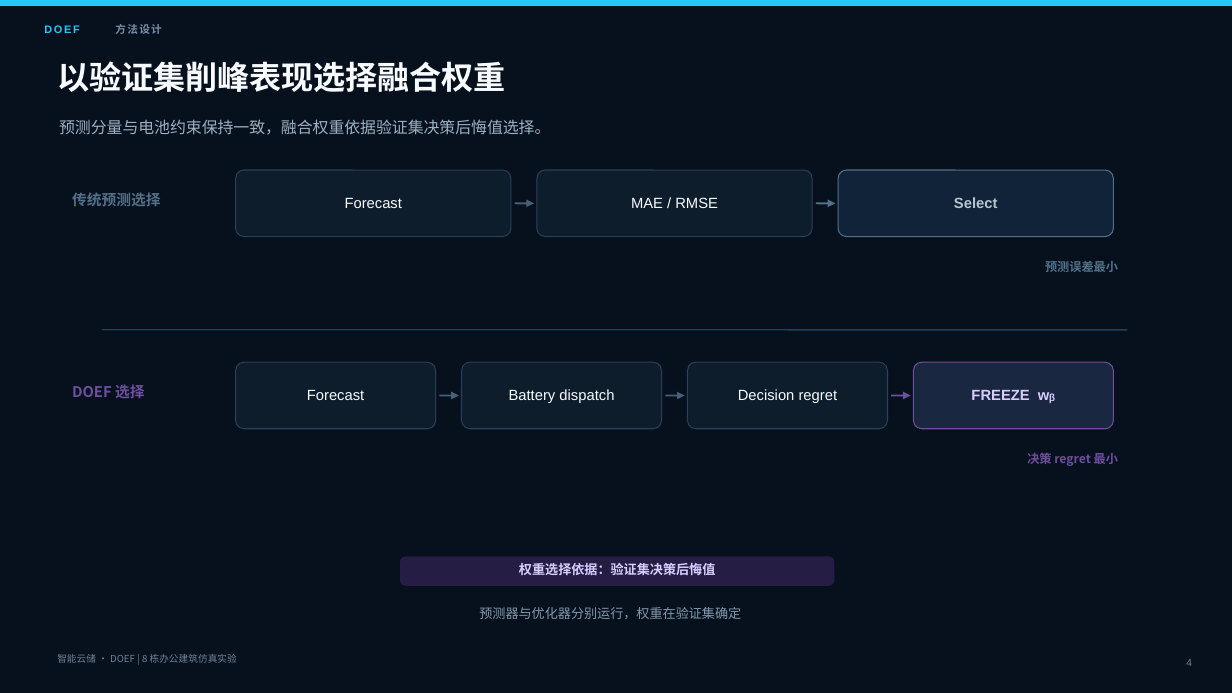
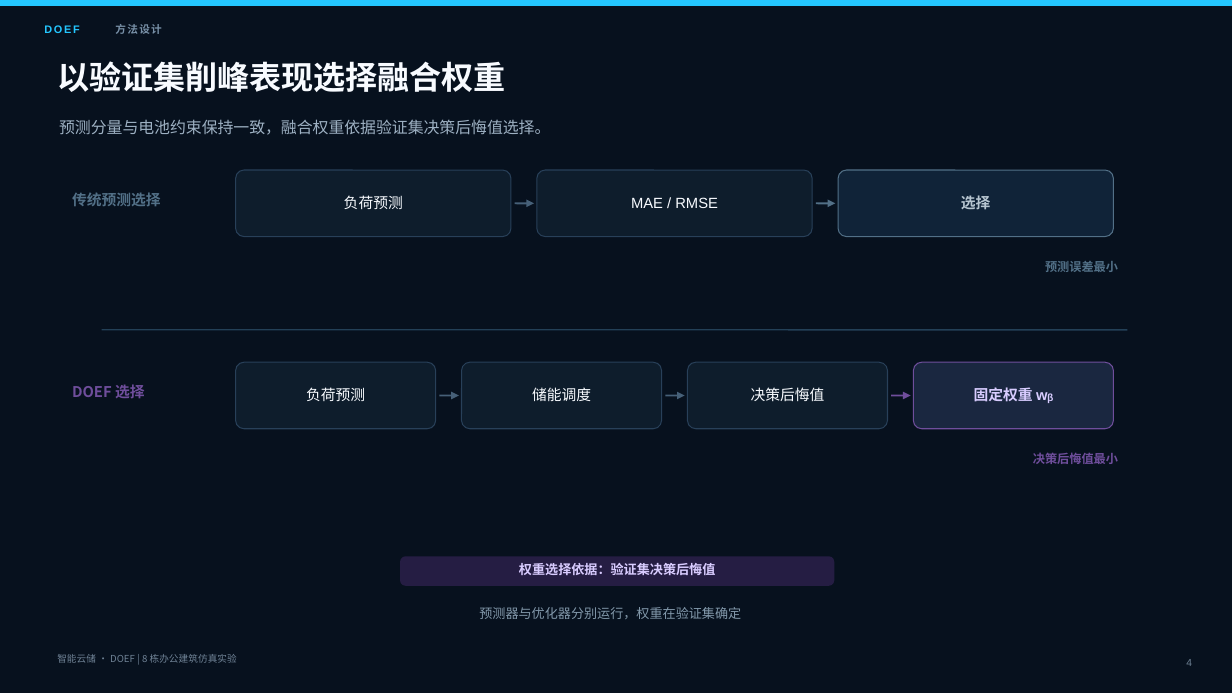
Before and after one commit to m3145284542-dotcom/zhichu-yunkong, a slide deck: slide 4 of outputs/submission/DOEF_Competition_Presentation.pptx. Drawn at 1232x693 pixels with LibreOffice and Linux fonts; fonts in the diff are those of the drawing. Boxes give left, top, right and bottom in pixels: in the first picture for what was removed or moved away, otherwise in the second. Text is boxed around its words. In the diff, an @@ line names an element or a change of style, - is before the commit and + after.

```diff
--- a/outputs/submission/DOEF_Competition_Presentation.pptx
+++ b/outputs/submission/DOEF_Competition_Presentation.pptx
@@ text at <box>344,195,403,209</box>: text changed @@
-Forecast
+负荷预测
@@ text at <box>961,195,991,209</box>: text changed @@
-Select
+选择
@@ text at <box>306,387,365,401</box>: text changed @@
-Forecast
+负荷预测
@@ text at <box>532,387,591,401</box>: text changed @@
-Battery dispatch
+储能调度
@@ text at <box>751,387,825,401</box>: text changed @@
-Decision regret
+决策后悔值
@@ text at <box>974,387,1053,403</box>: text changed @@
-FREEZE wᵦ
+固定权重 wᵦ
@@ text at <box>1033,453,1118,464</box>: text changed @@
-决策 regret 最小
+决策后悔值最小
```
Also in this commit, not shown: 22 other slides changed, 36 other files.
